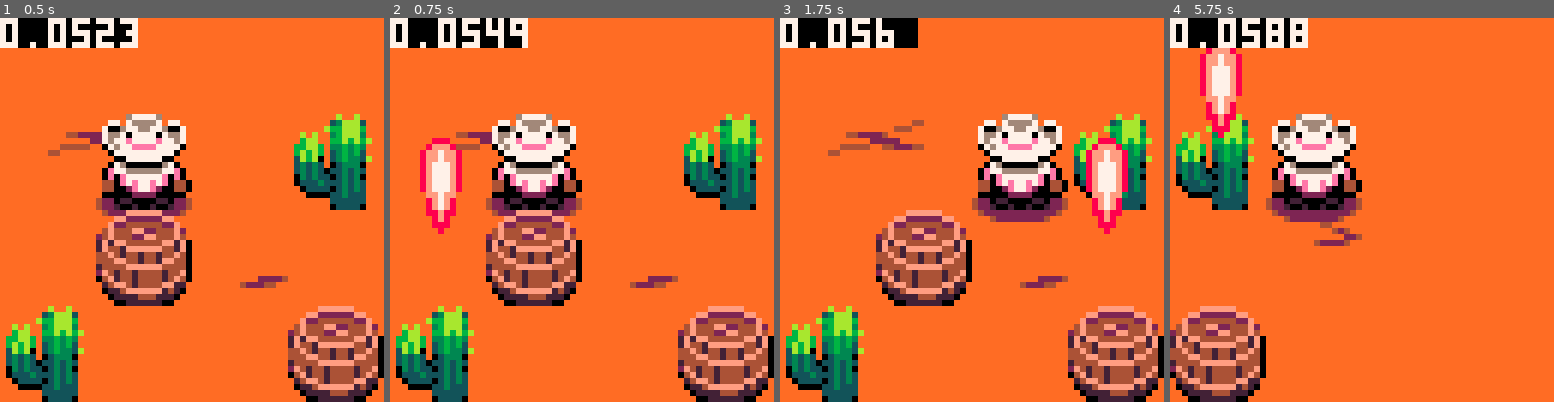
Above: before the commit, frames 1-4 (left to right).
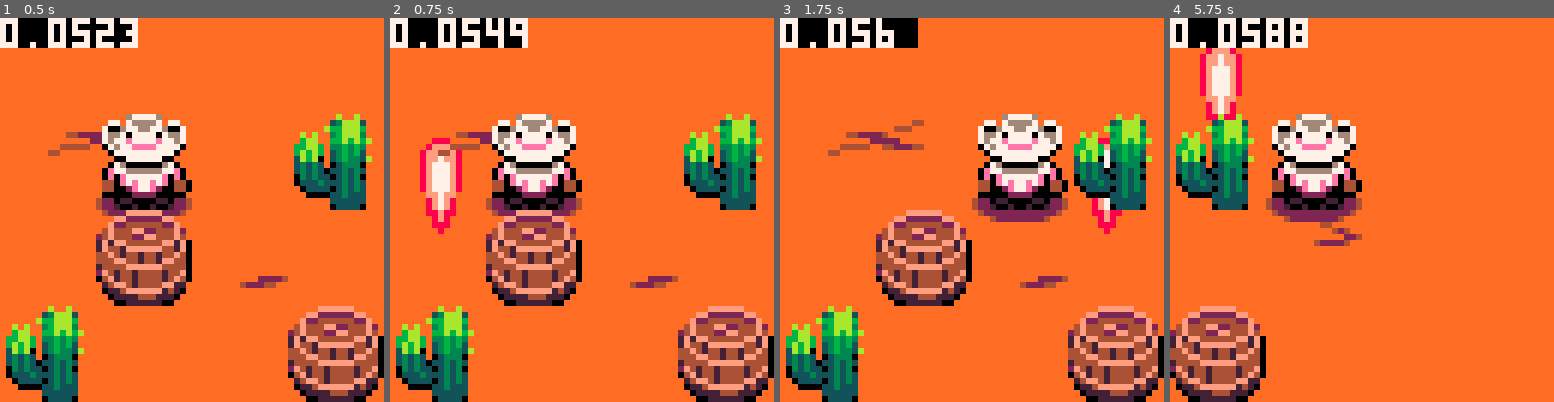
Above: after the commit, the same moments.

Repository: david-fletcher/lowrezjam2023
Game: PICO-8 cartridge lowrezjam2023.p8
Same seed, same stepped clock (60 frames per second), same inputs: the game is played once before the commit and once after it.
Inputs:
- Up to frame 1 (0.5 s): tap X (X key) at 0.33 s
- Up to frame 2 (0.75 s): tap O (Z key) at 0.7 s
- Up to frame 3 (1.75 s): tap X (X key) at 1.07 s; hold Right from 1.6 s (still down); tap O (Z key) at 1.7 s
- Up to frame 4 (5.75 s): tap X (X key) every 1.12 s from 1.85 to 5.2 s; release Right at 2.1 s; tap O (Z key) every 0.4 s from 2.1 to 5.7 s; hold Up 2.15-2.42 s; hold Right 2.47-3.03 s; hold Left 3.08-3.58 s; hold Down 3.63-3.97 s; hold Right 4.02-4.68 s; hold Up 4.73-5.03 s; hold Left 5.08-5.68 s; hold Down from 5.73 s (still down)

Frame 1 is identical in both runs. In frame 2, less than 0.1% of the frame differs, in the area x 12-18%, y 32-36%; in frame 3, 1.5%, in the area x 79-91%, y 31-50%; in frame 4, 0.2%.

Commit message:
Draw obj before player to get bullet under player spr

Diff:
--- a/lowrezjam2023.p8
+++ b/lowrezjam2023.p8
@@ -40,7 +40,7 @@
 -- lifecycle
 function _init()
  -- enable alt palette in editor
- poke(0x5f2e,1)
+ --poke(0x5f2e,1)
 
  -- 64x64 mode!
  poke(0x5f2c, 3)
@@ -300,6 +300,7 @@
 function draw_playing()
  camera(g_camera.x, g_camera.y)
 
+	draw_objects()
  -- for every map row
  for j=0,64 do
   if (g_player.tiley == (j+1)/2) then
@@ -313,7 +314,6 @@
   map(0, j, 0, j*8, 128, 1)
  end
 
- draw_objects()
  draw_particles()
 
  if (g_debug[2]) then
